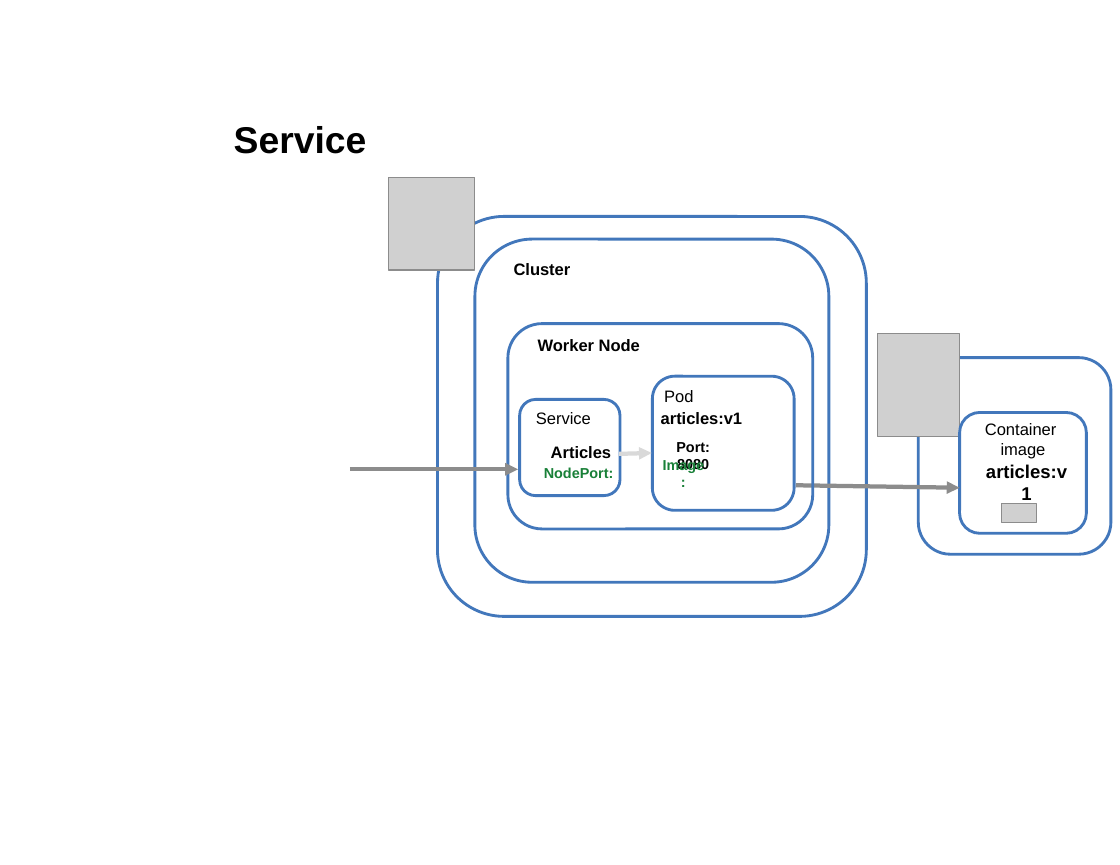
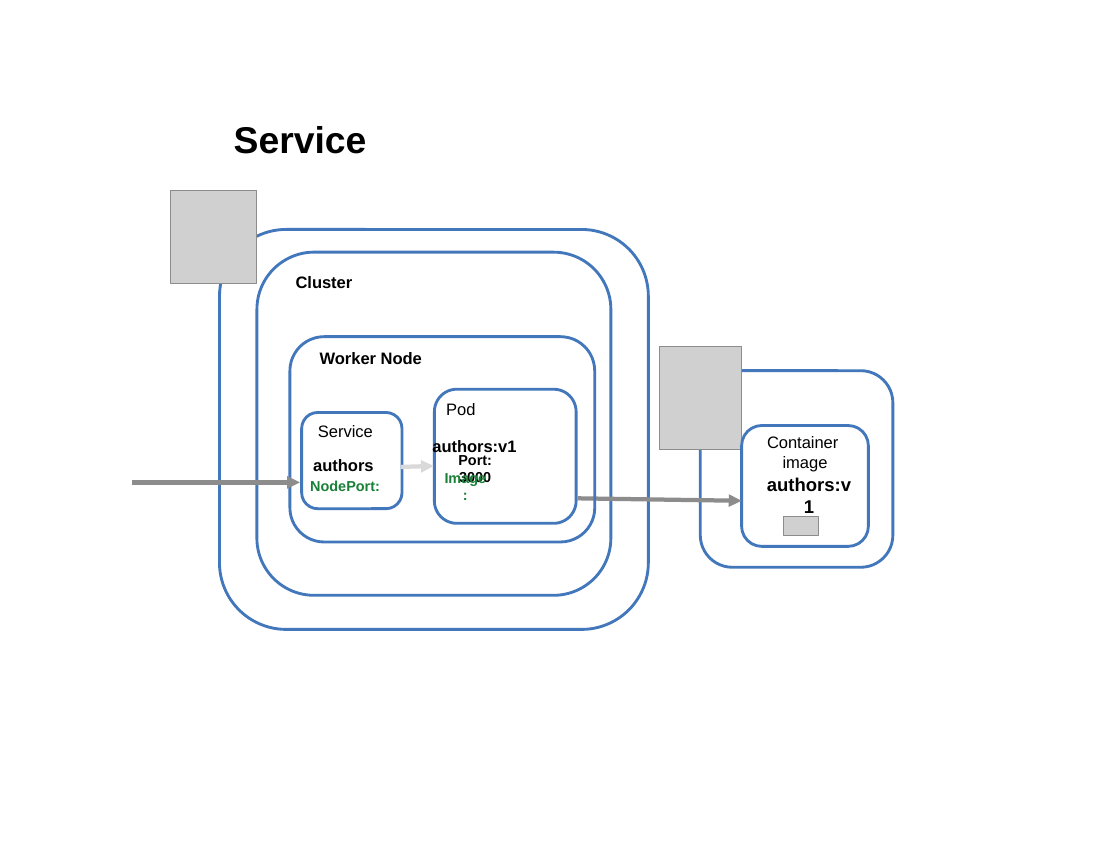
Before and after one commit to thomassuedbroecker/cloud-native-starter, a slide deck: slide 34 of workshop-fullsample/images/architecture.pptx. Drawn at 1120x865 pixels with LibreOffice and Linux fonts; fonts in the diff are those of the drawing; grey boxes stand for pictures; background and template pictures are left out. Boxes give left, top, right and bottom in pixels: in the first picture for what was removed or moved away, otherwise in the second. Text is boxed around its words. In the diff, an @@ line names an element or a change of style, - is before the commit and + after.

```diff
--- a/workshop-fullsample/images/architecture.pptx
+++ b/workshop-fullsample/images/architecture.pptx
@@ 2 texts, 2 rounded rectangles: place and size @@
-2 texts, 2 rounded rectangles at (474,239,1111,582)
+2 texts, 2 rounded rectangles at (257,253,893,596)
@@ 3 rounded rectangles, 1 text: place and size @@
-3 rounded rectangles, 1 text at (438,217,866,617)
+3 rounded rectangles, 1 text at (220,229,649,629)
@@ text at (432,438,516,455): text changed @@
-articles:v1
+authors:v1
@@ 3 pictures, 3 texts, 3 arrows, 2 rounded rectangles: place and size @@
-3 pictures, 3 texts, 3 arrows, 2 rounded rectangles at (350,177,1086,534)
+3 pictures, 3 texts, 3 arrows, 2 rounded rectangles at (132,190,867,547)
@@ text "authors": place and size @@
-text "authors" at (544,446,614,478)
+text "authors" at (310,459,380,491)
@@ text at (313,459,373,471): text changed @@
-Articles
+authors
@@ text at (458,455,492,486): text changed @@
-Port: 8080
+Port: 3000
@@ text at (767,477,851,492): text changed @@
-articles:v1
+authors:v1
```
Also in this commit, not shown: 1 other slide changed, 3 other files.
